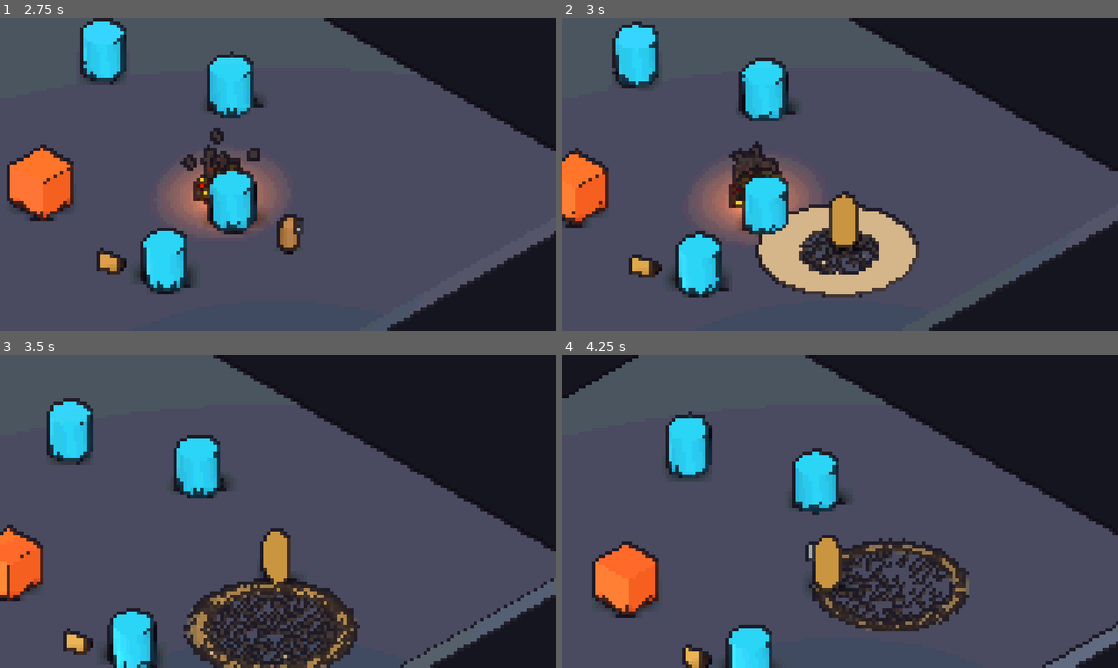
Above: before the commit, frames 1-4 (two rows, left to right).
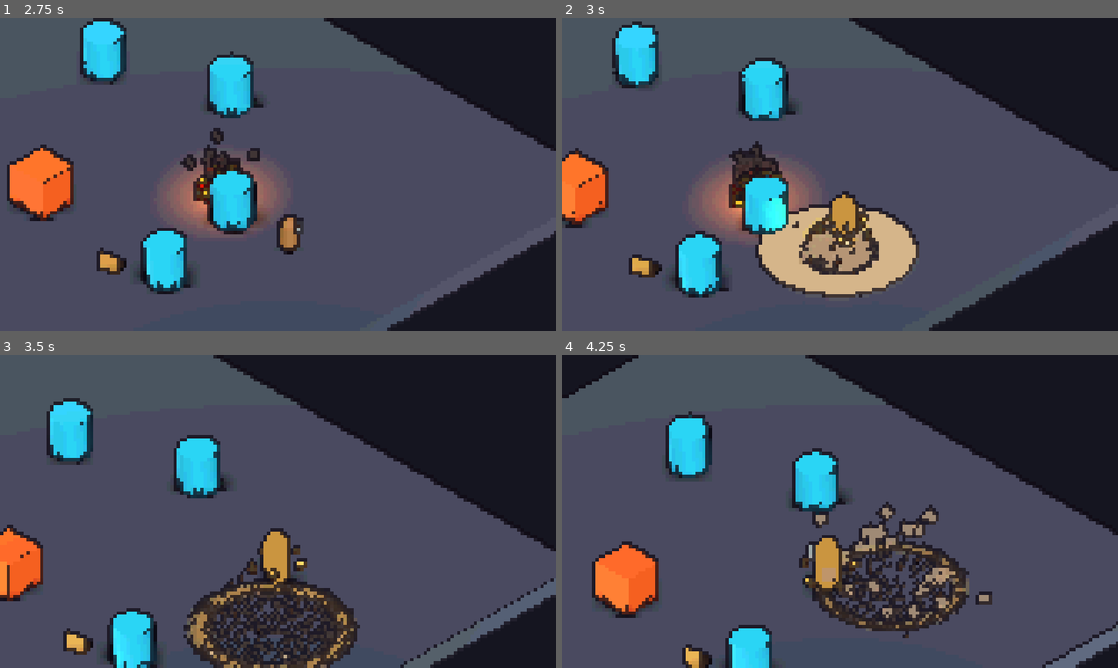
Above: after the commit, the same moments.

Repository: JulyMount/Elemental-Bureau
Game: Godot game, scene res://scenes/test_gym.tscn
Two runs of this game, one before a commit and one after it. Both use one fixed random seed, a clock stepped at 60 frames per second and the inputs below.
Inputs (mouse positions are in pixels of both pictures, inside the frame that each line leads up to):
- Up to frame 1 (2.75 s): tap Enter (ui_accept) at 0.5, 0.77, 1.52 s; move the mouse to (400, 158) at 0.52 s; press the mouse at (400, 158) at 0.53 s; hold D (move_right) 0.53-1.28 s; move the mouse to (166, 190) at 1.27 s; release the mouse at (166, 190) at 1.28 s; hold S (move_down) 1.28-2.03 s; tap Space (dash) at 1.35 s; move the mouse to (333, 105) at 2.02 s; hold D (move_right) from 2.03 s (still down); hold Tab (switch_element) from 2.03 s (still down)
- Up to frame 2 (3 s): move the mouse to (812, 237) at 2.77 s; release D (move_right) at 2.78 s; release Tab (switch_element) at 2.78 s; hold W (move_up) from 2.78 s (still down); tap E (ultimate) at 2.85 s
- Up to frame 3 (3.5 s): keep holding W (move_up); tap Enter (ui_accept) at 3.02 s
- Up to frame 4 (4.25 s): move the mouse to (1006, 558) at 3.52 s; release W (move_up) at 3.53 s; press the mouse at (1006, 558) at 3.53 s; hold A (move_left) from 3.53 s (still down); tap Enter (ui_accept) at 3.77 s

Frame 1 is identical in both runs. In frame 2, 1.8% of the frame differs, in the area x 35-57%, y 57-82%; in frame 3, 0.5%; in frame 4, 2.4%, in the area x 42-78%, y 46-91%.

Commit message:
feat(vfx): conclui polimento de Terra com pilares procedurais, estilhaços físicos e V4 orbital

Diff:
--- a/scenes/vfx/rock_pillar.gd
+++ b/scenes/vfx/rock_pillar.gd
@@ -3,6 +3,11 @@
 
 @export var max_lifetime: float = 10.0
 @export var shatter_radius: float = 3.5
+@export var explosion_force: float = 6.2
+@export var upward_force: float = 4.8
+@export var persist_debris: bool = true # Deixe false para os escombros sumirem após debris_lifetime
+@export var debris_lifetime: float = 4.0
+@export var max_world_debris: int = 120 # Limite de segurança mesmo no modo persistente
 
 var shatter_damage: float = 55.0
 var _is_shattered: bool = false
@@ -10,7 +15,7 @@
 func _ready() -> void:
 	add_to_group("earth_pillars")
 
-	# Substitui o cubo placeholder por uma estalagmite facetada única
+	# Substitui o cubo placeholder por uma estalagmite facetada única preservando o material original
 	var mesh_inst := get_node_or_null("MeshInstance3D") as MeshInstance3D
 	if mesh_inst:
 		var saved_mat: Material = mesh_inst.get_active_material(0)
@@ -33,6 +38,8 @@
 	var tween := create_tween()
 	tween.tween_property(self, "scale", target_scale, 0.16).set_trans(Tween.TRANS_BACK).set_ease(Tween.EASE_OUT)
 
+	_spawn_pillar_dust(global_position, 14, 3.2)
+
 	await get_tree().create_timer(max_lifetime).timeout
 	if not _is_shattered and is_instance_valid(self):
 		shatter(false)
@@ -43,36 +50,148 @@
 	_is_shattered = true
 	remove_from_group("earth_pillars")
 
+	var origin: Vector3 = global_position
+
+	# Impacto estilizado de terra/âmbar + poeira radial
+	StylizedHitVFX.spawn(get_tree(), origin + Vector3(0, 1.0, 0), Color(0.88, 0.62, 0.28), 1.2)
+	_spawn_pillar_dust(origin, 20, 4.8)
+
 	if deal_damage:
 		for enemy in get_tree().get_nodes_in_group("enemies"):
 			if enemy is Node3D:
 				var enemy_pos: Vector3 = enemy.global_position
-				var flat_dist: float = Vector2(enemy_pos.x, enemy_pos.z).distance_to(Vector2(global_position.x, global_position.z))
+				var flat_dist: float = Vector2(enemy_pos.x, enemy_pos.z).distance_to(Vector2(origin.x, origin.z))
 				if flat_dist <= shatter_radius:
 					var hurtbox := enemy.get_node_or_null("HurtboxComponent") as HurtboxComponent
 					if hurtbox:
-						var push: Vector3 = (enemy_pos - global_position).normalized() * 12.0
+						var push: Vector3 = (enemy_pos - origin).normalized() * 12.0
 						hurtbox.apply_hit(shatter_damage, push)
 
-	# Estilhaços angulares procedurais voando e girando
-	for i in range(6):
-		var chunk := MeshInstance3D.new()
-		chunk.mesh = ProceduralMeshFactory.create_rock_shard(0.45, randi())
-
-		var mat := StandardMaterial3D.new()
-		mat.shading_mode = BaseMaterial3D.SHADING_MODE_UNSHADED
-		mat.albedo_color = Color(0.58, 0.40, 0.24)
-		chunk.material_override = mat
-
-		get_tree().current_scene.add_child(chunk)
-		chunk.global_position = global_position + Vector3(0, 1.0, 0)
-
-		var angle: float = (TAU / 6.0) * i
-		var target_pos: Vector3 = chunk.global_position + Vector3(cos(angle) * 2.6, -0.8, sin(angle) * 2.6)
-		var c_tween := chunk.create_tween().set_parallel(true)
-		c_tween.tween_property(chunk, "global_position", target_pos, 0.30).set_trans(Tween.TRANS_QUAD).set_ease(Tween.EASE_OUT)
-		c_tween.tween_property(chunk, "rotation", Vector3(randf() * 6.0, randf() * 6.0, randf() * 6.0), 0.30)
-		c_tween.tween_property(chunk, "scale", Vector3.ZERO, 0.30)
-		c_tween.chain().tween_callback(chunk.queue_free)
+	# Estilhaços angulares procedurais (create_rock_shard) com física RigidBody3D quicando no chão
+	_spawn_rigid_shards(origin)
 
 	queue_free()
+
+func _spawn_rigid_shards(origin: Vector3) -> void:
+	var container := Node3D.new()
+	container.name = "RockShardsContainer"
+	get_tree().current_scene.add_child(container)
+	container.global_position = origin
+
+	# Usa o mesmo material castanho original do pilar
+	var shard_mat: Material = null
+	var mesh_inst := get_node_or_null("MeshInstance3D") as MeshInstance3D
+	if mesh_inst:
+		shard_mat = mesh_inst.get_active_material(0)
+	if not shard_mat:
+		var std := StandardMaterial3D.new()
+		std.albedo_color = Color(0.62, 0.42, 0.23)
+		shard_mat = std
+
+	var shard_count: int = 8
+	for i in range(shard_count):
+		var rb := RigidBody3D.new()
+		rb.mass = 1.5
+		rb.linear_damp = 0.85
+		rb.physics_material_override = PhysicsMaterial.new()
+		rb.physics_material_override.bounce = 0.25
+		rb.physics_material_override.friction = 0.90
+		rb.collision_layer = 0
+		rb.collision_mask = 1
+
+		var angle: float = (TAU / float(shard_count)) * i + randf_range(-0.28, 0.28)
+		var height_offset: float = randf_range(0.35, 1.95)
+		var radial_offset: float = randf_range(0.12, 0.35)
+		rb.position = Vector3(cos(angle) * radial_offset, height_offset, sin(angle) * radial_offset)
+		rb.rotation = Vector3(randf() * TAU, randf() * TAU, randf() * TAU)
+
+		var chunk := MeshInstance3D.new()
+		chunk.mesh = ProceduralMeshFactory.create_rock_shard(randf_range(0.32, 0.52), randi())
+		chunk.material_override = shard_mat
+		rb.add_child(chunk)
+
+		var col := CollisionShape3D.new()
+		var shape := SphereShape3D.new()
+		shape.radius = 0.22
+		col.shape = shape
+		rb.add_child(col)
+
+		container.add_child(rb)
+
+		var out_dir := Vector3(cos(angle), 0.35, sin(angle)).normalized()
+		var impulse: Vector3 = (out_dir * explosion_force * randf_range(0.75, 1.15)) + (Vector3.UP * upward_force * randf_range(0.85, 1.25))
+		rb.apply_central_impulse(impulse)
+		rb.apply_torque_impulse(Vector3(randf_range(-4.0, 4.0), randf_range(-4.0, 4.0), randf_range(-4.0, 4.0)))
+
+	_cleanup_shards(container)
+
+func _cleanup_shards(container: Node3D) -> void:
+	container.add_to_group("earth_debris_clusters")
+
+	# Limite de segurança para nunca travar o FPS em lutas muito longas
+	var clusters := get_tree().get_nodes_in_group("earth_debris_clusters")
+	if clusters.size() * 8 > max_world_debris and clusters.size() > 1:
+		var oldest := clusters[0] as Node3D
+		if is_instance_valid(oldest) and oldest != container:
+			oldest.queue_free()
+
+	if persist_debris:
+		return
+
+	# Se persist_debris estiver desativado, dissolve após debris_lifetime
+	var timer := get_tree().create_timer(debris_lifetime)
+	await timer.timeout
+	if not is_instance_valid(container):
+		return
+
+	var tween := container.create_tween().set_parallel(true)
+	for child in container.get_children():
+		if child is RigidBody3D:
+			tween.tween_property(child, "scale", Vector3.ZERO, 0.45).set_trans(Tween.TRANS_QUAD).set_ease(Tween.EASE_IN)
+
+	await tween.finished
+	if is_instance_valid(container):
+		container.queue_free()
+
+func _spawn_pillar_dust(pos: Vector3, amount: int, speed: float) -> void:
+	var dust := GPUParticles3D.new()
+	dust.emitting = true
+	dust.one_shot = true
+	dust.explosiveness = 0.92
+	dust.amount = amount
+	dust.lifetime = 0.50
+
+	var pm := ParticleProcessMaterial.new()
+	pm.emission_shape = ParticleProcessMaterial.EMISSION_SHAPE_RING
+	pm.emission_ring_radius = 0.65
+	pm.emission_ring_inner_radius = 0.15
+	pm.emission_ring_height = 0.1
+	pm.emission_ring_axis = Vector3(0, 1, 0)
+	pm.direction = Vector3(0, 0.45, 0)
+	pm.spread = 75.0
+	pm.initial_velocity_min = speed * 0.6
+	pm.initial_velocity_max = speed * 1.15
+	pm.gravity = Vector3(0, -6.0, 0)
+	pm.angular_velocity_min = -120.0
+	pm.angular_velocity_max = 120.0
+	pm.scale_min = 0.22
+	pm.scale_max = 0.46
+	pm.color = Color(0.58, 0.45, 0.34, 0.82)
+	dust.process_material = pm
+
+	var quad := QuadMesh.new()
+	quad.size = Vector2(0.45, 0.45)
+	var q_mat := StandardMaterial3D.new()
+	q_mat.shading_mode = BaseMaterial3D.SHADING_MODE_UNSHADED
+	q_mat.billboard_mode = BaseMaterial3D.BILLBOARD_PARTICLES
+	q_mat.transparency = BaseMaterial3D.TRANSPARENCY_ALPHA
+	q_mat.albedo_color = Color(0.58, 0.46, 0.35, 0.80)
+	quad.material = q_mat
+	dust.draw_pass_1 = quad
+
+	get_tree().current_scene.add_child(dust)
+	dust.global_position = pos + Vector3(0, 0.15, 0)
+
+	await get_tree().create_timer(0.70).timeout
+	if is_instance_valid(dust):
+		dust.queue_free()
--- a/scripts/components/elemental_component.gd
+++ b/scripts/components/elemental_component.gd
@@ -86,10 +86,10 @@
 			elif current_element.element_type == ElementData.ElementType.EARTH:
 				_effect_timer = 0.85
 				_trigger_seismic_pulse(_player.global_position, 3.8, 22.0)
-	if is_instance_valid(_v4_light):
-		_v4_time += delta * 14.0
-		var n: float = _v4_noise.get_noise_1d(_v4_time)
-		_v4_light.light_energy = remap(n, -1.0, 1.0, 2.5, 5.2)
+	if is_instance_valid(_player):
+		var rock_orbit := _player.get_node_or_null("RockColossusOrbit") as Node3D
+		if rock_orbit:
+			rock_orbit.rotate_y(delta * 2.5)
 
 # --- ROTEADOR DE HABILIDADES POR ELEMENTO ---
 
@@ -379,12 +379,37 @@
 		var grow_tween := visual_root.create_tween()
 		grow_tween.tween_property(visual_root, "scale", Vector3.ONE * 1.45, 0.2).set_trans(Tween.TRANS_BACK).set_ease(Tween.EASE_OUT)
 
+	# Aura orbital de 5 fragmentos rochosos procedurais (create_rock_shard)
+	var orbit_ring := Node3D.new()
+	orbit_ring.name = "RockColossusOrbit"
+	orbit_ring.position = Vector3(0, 1.0, 0)
+	_player.add_child(orbit_ring)
+
+	var shard_mat := StandardMaterial3D.new()
+	shard_mat.albedo_color = Color(0.62, 0.42, 0.23)
+	shard_mat.emission_enabled = true
+	shard_mat.emission = Color(0.90, 0.55, 0.18)
+	shard_mat.emission_energy_multiplier = 0.45
+
+	for i in range(5):
+		var shard := MeshInstance3D.new()
+		shard.mesh = ProceduralMeshFactory.create_rock_shard(0.34, 700 + i)
+		shard.material_override = shard_mat
+		var ang: float = (TAU / 5.0) * i
+		shard.position = Vector3(cos(ang) * 1.15, sin(float(i) * 1.4) * 0.22, sin(ang) * 1.15)
+		shard.rotation_degrees = Vector3(18.0, rad_to_deg(ang), 14.0)
+		orbit_ring.add_child(shard)
+
+	StylizedHitVFX.spawn(get_tree(), _player.global_position + Vector3(0, 1.0, 0), Color(0.92, 0.62, 0.24), 1.4)
+
 	# Pulso inicial forte ao transformar
 	_trigger_seismic_pulse(_player.global_position, 4.2, 35.0)
 	print("SUPREMA V4 ATIVADA: Colosso de Rocha!")
 
 	await get_tree().create_timer(current_element.ultimate_duration).timeout
 
+	if is_instance_valid(orbit_ring):
+		orbit_ring.queue_free()
 	if visual_root:
 		var shrink_tween := visual_root.create_tween()
 		shrink_tween.tween_property(visual_root, "scale", Vector3.ONE, 0.2)
@@ -571,6 +596,69 @@
 		await get_tree().create_timer(1.1).timeout
 		if is_instance_valid(burst_root):
 			burst_root.queue_free()
+	elif current_element and current_element.element_type == ElementData.ElementType.EARTH:
+		var earth_root := Node3D.new()
+		get_tree().current_scene.add_child(earth_root)
+		earth_root.global_position = center + Vector3(0, 0.15, 0)
+
+		# DustRing: Anel de poeira expandindo no solo
+		var dust_ring := GPUParticles3D.new()
+		dust_ring.emitting = true
+		dust_ring.one_shot = true
+		dust_ring.explosiveness = 0.95
+		dust_ring.amount = 24
+		dust_ring.lifetime = 0.55
+		var d_mat := ParticleProcessMaterial.new()
+		d_mat.emission_shape = ParticleProcessMaterial.EMISSION_SHAPE_RING
+		d_mat.emission_ring_radius = radius * 0.3
+		d_mat.emission_ring_inner_radius = 0.1
+		d_mat.emission_ring_height = 0.1
+		d_mat.emission_ring_axis = Vector3(0, 1, 0)
+		d_mat.direction = Vector3(0, 0.25, 0)
+		d_mat.spread = 85.0
+		d_mat.initial_velocity_min = radius * 1.2
+		d_mat.initial_velocity_max = radius * 2.1
+		d_mat.gravity = Vector3(0, -2.5, 0)
+		d_mat.angular_velocity_min = -90.0
+		d_mat.angular_velocity_max = 90.0
+		d_mat.scale_min = 0.35
+		d_mat.scale_max = 0.65
+		d_mat.color = Color(0.58, 0.46, 0.35, 0.8)
+		dust_ring.process_material = d_mat
+		dust_ring.draw_pass_1 = _create_unshaded_quad(Vector2(0.55, 0.55), Color(0.58, 0.47, 0.36, 0.78), true)
+		earth_root.add_child(dust_ring)
+
+		# FlyingDebris: Lascas rochosas (create_rock_shard) saltando no impacto
+		var debris := GPUParticles3D.new()
+		debris.emitting = true
+		debris.one_shot = true
+		debris.explosiveness = 0.95
+		debris.amount = 16
+		debris.lifetime = 0.60
+		var f_mat := ParticleProcessMaterial.new()
+		f_mat.emission_shape = ParticleProcessMaterial.EMISSION_SHAPE_SPHERE
+		f_mat.emission_sphere_radius = radius * 0.45
+		f_mat.direction = Vector3(0, 1, 0)
+		f_mat.spread = 50.0
+		f_mat.initial_velocity_min = 4.5
+		f_mat.initial_velocity_max = 8.5
+		f_mat.gravity = Vector3(0, -18.0, 0)
+		f_mat.angular_velocity_min = -240.0
+		f_mat.angular_velocity_max = 240.0
+		f_mat.scale_min = 0.35
+		f_mat.scale_max = 0.65
+		debris.process_material = f_mat
+
+		var shard_mesh := ProceduralMeshFactory.create_rock_shard(0.32, 42)
+		var s_box_mat := StandardMaterial3D.new()
+		s_box_mat.albedo_color = Color(0.62, 0.42, 0.23)
+		shard_mesh.surface_set_material(0, s_box_mat)
+		debris.draw_pass_1 = shard_mesh
+		earth_root.add_child(debris)
+
+		await get_tree().create_timer(0.85).timeout
+		if is_instance_valid(earth_root):
+			earth_root.queue_free()
 
 func _create_fire_particles(amount: int, spawn_radius: float, lifetime: float, up_vel: float, col: Color, one_shot: bool = false) -> GPUParticles3D:
 	var gp := GPUParticles3D.new()
